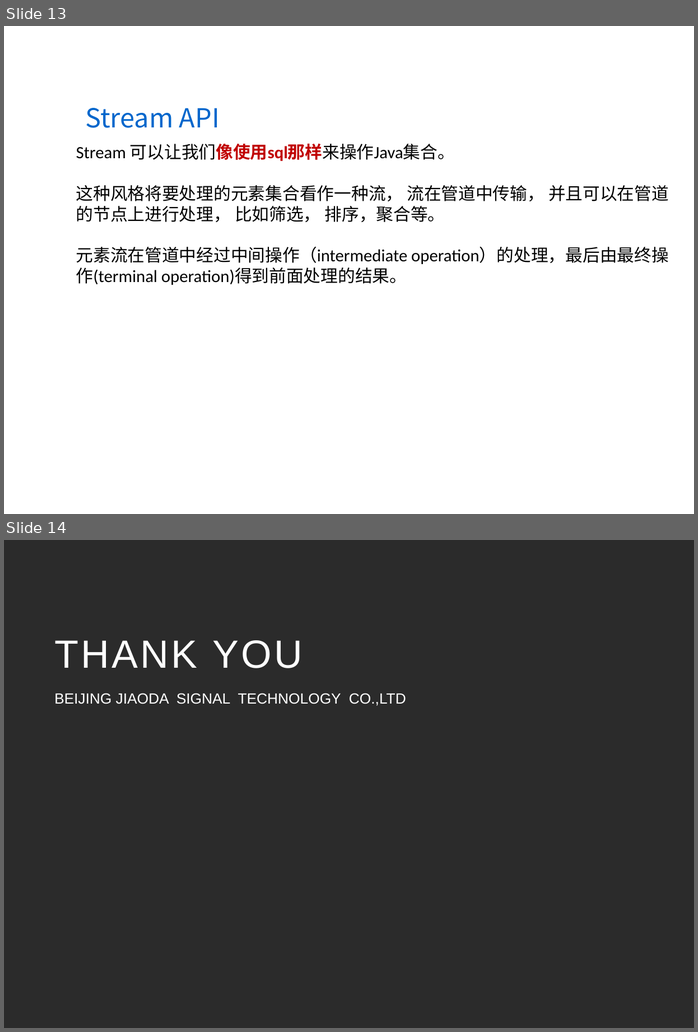
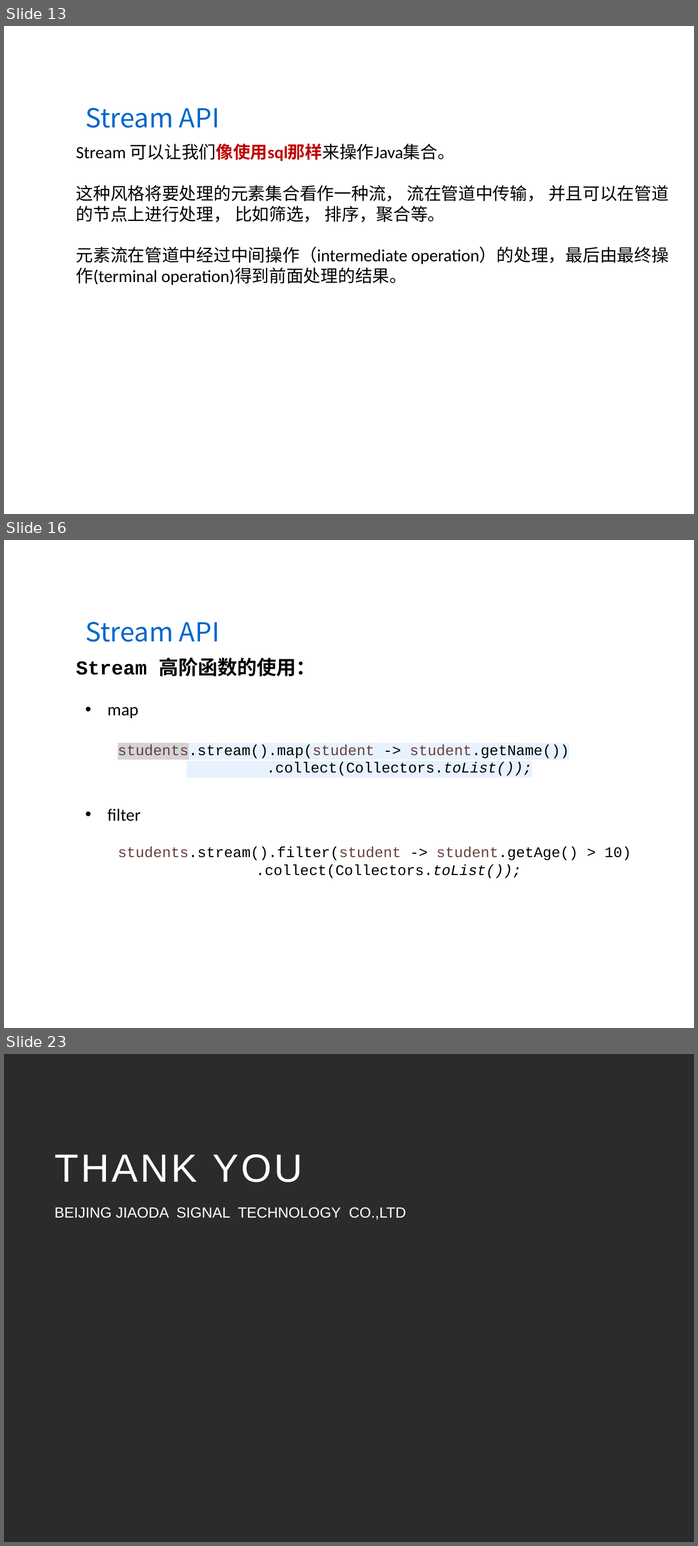
Before and after one commit to wanglei949758173/study, a slide deck: share/Java8(LambdaExpressions&StreamAPI).pptx. Shown one above the other, each under a label of ours: slides 13 and 14 before the commit, slides 13, 16 and 23 after it; the slides between them are not shown. The pictures are 698x1032 and 698x1546 pixels, drawn with LibreOffice and Linux fonts; fonts in the diff are those of the drawing; background and template pictures are left out; a plain dark background stands for a picture behind light text. Boxes give left, top, right and bottom in pixels: in the first picture for what was removed or moved away, otherwise in the second. Text is boxed around its words. In the diff, an @@ line names an element or a change of style, - is before the commit and + after.

```diff
--- a/share/Java8(LambdaExpressions&StreamAPI).pptx
+++ b/share/Java8(LambdaExpressions&StreamAPI).pptx
@@ slide 16 added at (4, 540, 694, 1028), background picture (left out) @@
@@ text added at (85, 622, 220, 642), 32 pt, text #0066CC @@
+Stream API
@@ text added at (76, 658, 316, 677), 24 pt, text #000000, bold @@
+Stream 高阶函数的使用：
@@ text added at (108, 707, 138, 718), 21 pt, text #000000 @@
+• map
@@ text added at (118, 744, 569, 776), 18 pt, text #000000 @@
+students.stream().map(student -> student.getName())
+.collect(Collectors.toList());
@@ text added at (108, 808, 141, 821), 21 pt, text #000000 @@
+• filter
@@ text added at (118, 847, 631, 878), 18 pt, text #000000 @@
+students.stream().filter(student -> student.getAge() > 10)
+.collect(Collectors.toList());
@@ what was slide 14 is now slide 23 @@
```
Also in this commit, not shown: 2 slides changed, 8 other slides added, 12 other files.
